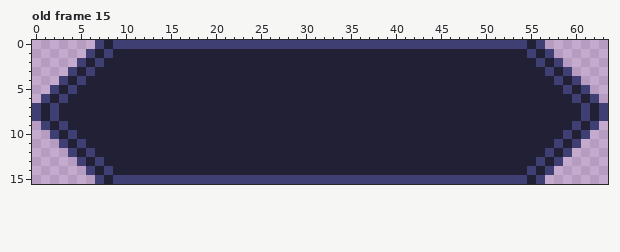
Pixel-art file, stored at client/assets/textures/ui/expanding_frame.aseprite. Above is the file before it was changed.
64x16 pixels, 15 frames. Shown: old frame 15. The commit also changed other frames, which this record leaves out.
Once edited:
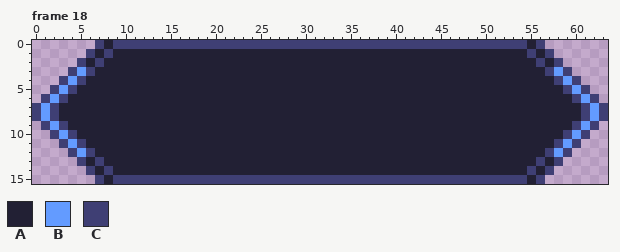
Palette (. is transparent): A #222034  B #639bff  C #3f3f74
A new or re-ordered frame is compared with the old frame closest to it.
Diff:
frames 15 -> 20
layer "Layer 2" added
Frame 18 is new; against old frame 15, layer "Layer 2":
Colour A gives way to colour B in row 3 at x 5 and 58; in row 4 at x 4 and 59; in row 5 at x 3 and 60; in row 6 at x 2 and 61; in rows 7 to 8 at x 1 and 62; in row 9 at x 2 and 61.
Colour A gives way to colour B in row 10 at x 3 and 60; in row 11 at x 4 and 59; in row 12 at x 5 and 58.
Where, in picture pixels (left, top, right, bottom), the same in both pictures:
changed: (41, 67, 86, 157)
changed: (554, 67, 599, 157)
